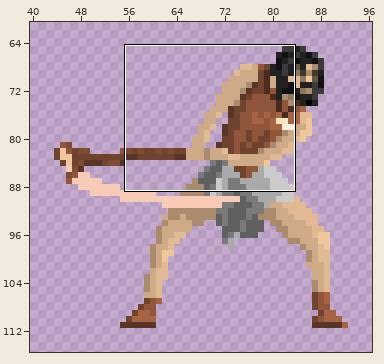
File history of a pixel-art file, Assets/Animations/Player/CaveMan/CaveMan_WoodenStick.aseprite. Above, an overview of the earlier version with the close-up marked.
Close-up. First the earlier version:
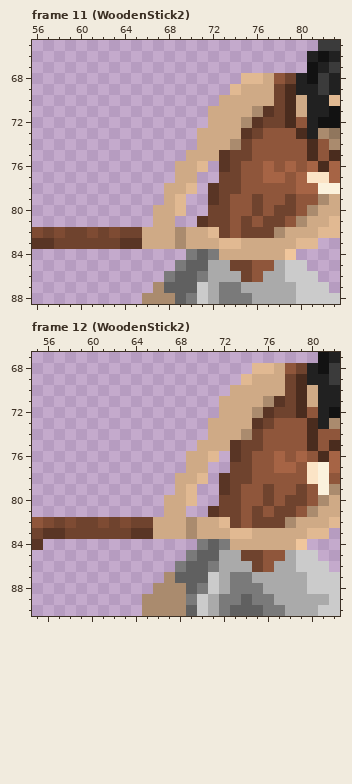
160x180 pixels, 12 frames. Colours within 5 levels of each other are drawn and written as one. Shown: frame 11 (WoodenStick2): x 56..83, y 65..88; frame 12 (WoodenStick2): x 55..82, y 67..90. The wide view leaves out empty margins. The commit also changed other frames or places, which this record leaves out.
New version:
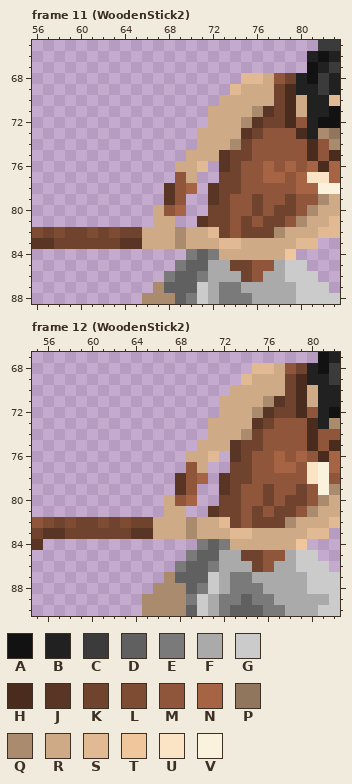
Palette (. is transparent): A #121212  B #212121  C #3b3b3b  D #606060  E #7a7a7a  F #aaaaaa  G #cbcbcb  H #4a2c1e  J #593525  K #6f432e  L #7e4b33  M #8f563b  N #a66445  P #90765d  Q #aa8b6e  R #cfaa86  S #e1b992  T #f0c69c  U #fbe4c6  V #fbf2dd
From the commit log: Add FirstMiniBoss (CodeName = Cave Painter) and Add RangeAttack for MiniBoss
The edit:
Frame 11 (WoodenStick2):
y 77: x 69 R -> M
y 78: x 68..70 RRS -> JMN
y 79: x 68..69 RS -> JM
y 80: x 68..69 RS -> MN
Frame 12 (WoodenStick2): the same change as frame 11 (WoodenStick2)
Where, in picture pixels (left, top, right, bottom), the same in both close-ups:
changed: (164, 172, 197, 216)
changed: (175, 462, 208, 506)
